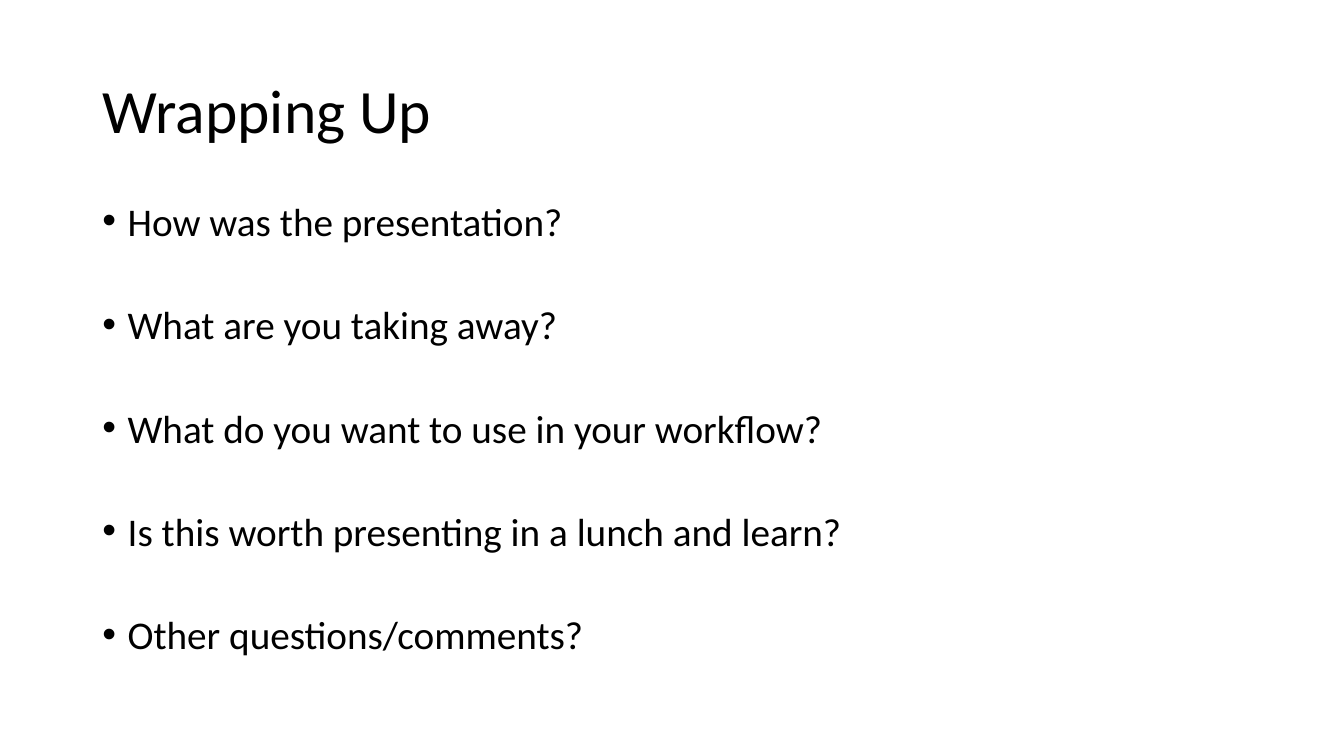
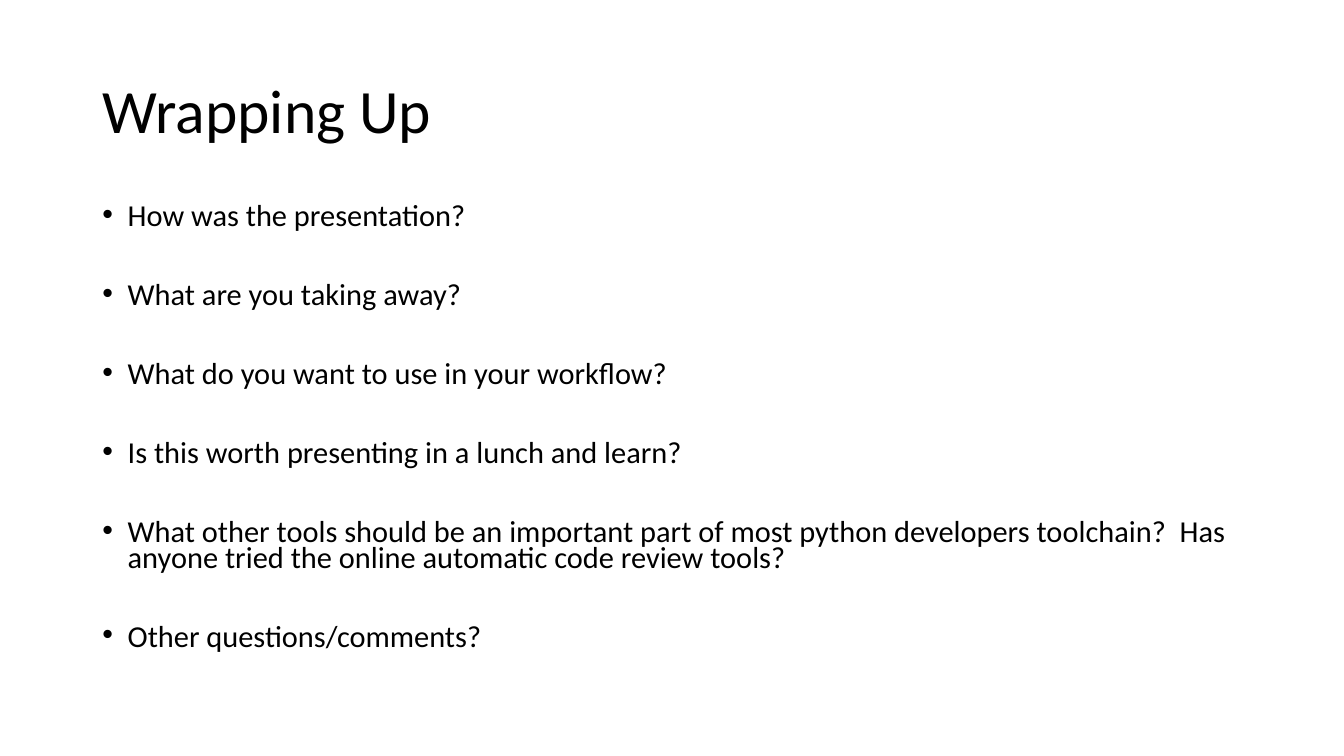
Before and after one commit to wbkdef/hettinger_mypy_linting_presentation, a slide deck: slide 20 of 2019-02-20_hettinger_mypy_and_type_hinting.pptx. Drawn at 1344x756 pixels with LibreOffice and Linux fonts; fonts in the diff are those of the drawing. Boxes give left, top, right and bottom in pixels: in the first picture for what was removed or moved away, otherwise in the second. Text is boxed around its words. In the diff, an @@ line names an element or a change of style, - is before the commit and + after.

Commit message:
minor

```diff
--- a/2019-02-20_hettinger_mypy_and_type_hinting.pptx
+++ b/2019-02-20_hettinger_mypy_and_type_hinting.pptx
@@ text at [128, 205, 681, 652]: size 28 to 21.7 pt in "How was the presentation?", "What are you taking away?", "What do you want to use in ...", "Is this worth presenting in a lunch ..." and 1 more places; line spacing 0.8 to 0.7 @@
@@ text at [128, 521, 1225, 573]: paragraph added @@
+• What other tools should be an important part of most python developers toolchain? Has anyone tried the online automatic code review tools?
```
